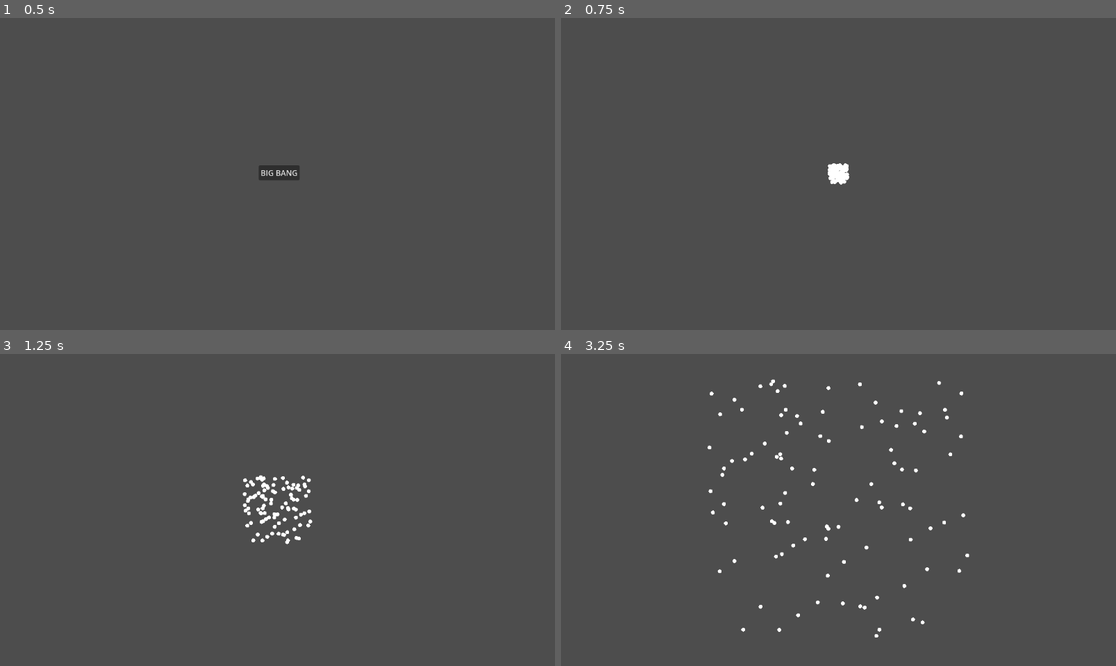
Above: before the commit, frames 1-4 (two rows, left to right).
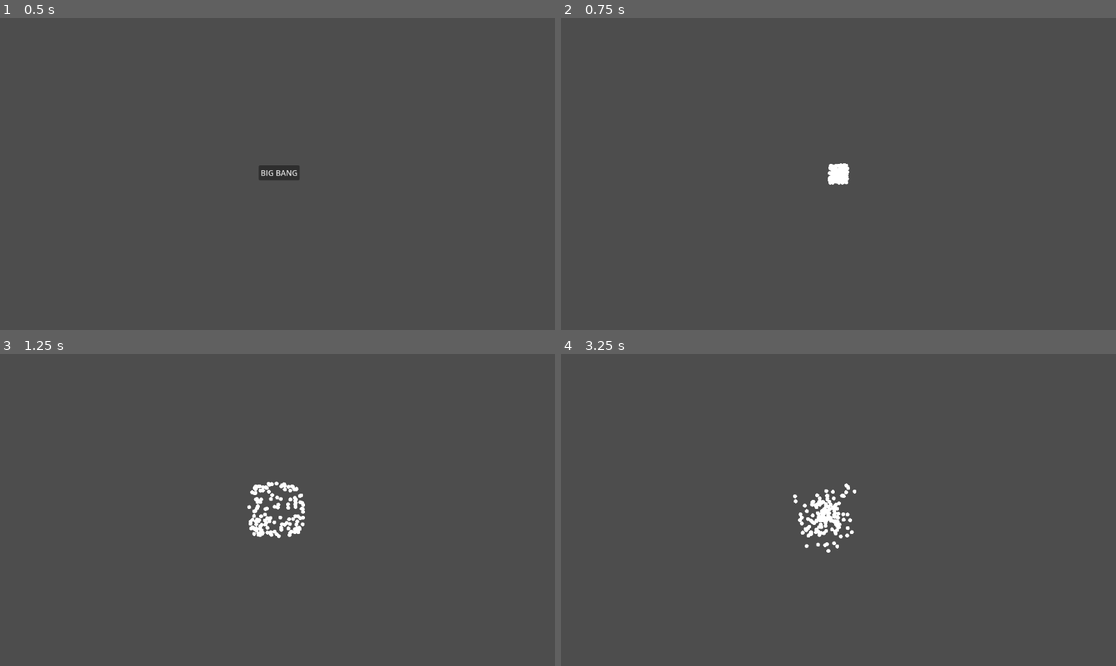
Above: after the commit, the same moments.

Repository: bradlloy95/universe
Game: Godot game, scene res://Scenes/Main.tscn
Same seed, same stepped clock (60 frames per second), same inputs: the game is played once before the commit and once after it.
Inputs:
- Up to frame 1 (0.5 s): no input
- Up to frame 2 (0.75 s): click "BIG BANG" at 0.5 s
- Up to frame 3 (1.25 s): no input
- Up to frame 4 (3.25 s): no input

Frame 1 is identical in both runs. In frame 2, less than 0.1% of the frame differs, in the area x 48-52%, y 46-54%; in frame 3, 1.2%; in frame 4, 1.6%, in the area x 26-74%, y 8-91%.

Commit message:
gravity added

Diff:
--- a/universe/Scenes/Main.tscn
+++ b/universe/Scenes/Main.tscn
@@ -4,6 +4,8 @@
 
 [node name="Main" type="Node2D"]
 script = ExtResource("1_r150o")
+particles_created = 150
+gravity_strength = 5000.0
 
 [node name="FlashTimer" type="Timer" parent="."]
 wait_time = 0.1
@@ -17,5 +19,7 @@
 size_flags_horizontal = 4
 text = "BIG BANG"
 
+[node name="Particles" type="Node2D" parent="."]
+
 [connection signal="timeout" from="FlashTimer" to="." method="_on_flash_timer_timeout"]
 [connection signal="pressed" from="Button" to="." method="_on_button_pressed"]
--- a/universe/Scripts/main.gd
+++ b/universe/Scripts/main.gd
@@ -2,18 +2,27 @@
 
 # load particle scene
 var particle_scene = preload("res://Scenes/particle.tscn")
+@export var particles_created := 100
 
 var centre_screen : Vector2
 
 var flash = false
 
+@export var gravity_strength = 1000.0
+@export var minimum_gravity_distance = 100.0
+
 # Called when the node enters the scene tree for the first time.
 func _ready() -> void:
 	centre_screen = get_viewport().get_visible_rect().size/2
+	print(gravity_strength)
 
 # Called every frame. 'delta' is the elapsed time since the previous frame.
 func _process(delta: float) -> void:
-	pass
+	var particles = $Particles.get_children()
+
+	for i in range(particles.size()):
+		for j in range(i + 1, particles.size()):
+			calculate_gravity(particles[i], particles[j])
 
 
 func _on_button_pressed() -> void:
@@ -21,27 +30,54 @@
 	queue_redraw()
 	$FlashTimer.start()
 	$Button.queue_free()
-	for i in range(100):
+	for i in range(particles_created):
 
 		var particle = particle_scene.instantiate()
 		particle.position = centre_screen
-		particle.velocity = Vector2(
-			get_x_velocity(),
-			get_y_velocity()
-		)
-		add_child(particle)
+		particle.velocity = get_velocity()
+		particle.mass = get_rand_mass()
+		$Particles.add_child(particle)
 
-func get_x_velocity():
-	return randf_range(-100.0, 100.0)
 
-func get_y_velocity():
-	return randf_range(-100.0, 100.0)
+#=============== particle functions =====================
+func get_velocity():
+	return Vector2(
+		randf_range(-100.0, 100.0),
+		randf_range(-100.0, 100.0)
+	)
+
+func get_rand_mass():
+	return randf_range(0.5, 2.0)
 
 func _draw() -> void:
 	if flash:
 		draw_circle(centre_screen, 30, Color.WHITE)
 
-
 func _on_flash_timer_timeout() -> void:
 	flash = false
 	queue_redraw()
+
+# ===================== PhYSICS ========================
+
+func calculate_gravity(particle_a, particle_b):
+	var direction = particle_b.position - particle_a.position
+	var distance = direction.length()
+
+	# if too close do nothing as will be too strong
+	if distance < minimum_gravity_distance:
+		return
+
+	# bigger masses = stronger gravity
+	# greater distamce  = weaker gravity
+	var force = gravity_strength * particle_a.mass * particle_b.mass / (distance* distance)
+
+	# direction.normalized() gives vector pointing towards b with len of exact 1
+	var gravity_force = direction.normalized() * force
+
+	# we divide by A's mass because:
+	# force = mass x acceleration
+	# therefore:
+	#acceleration = force / mass
+	particle_a.apply_force(gravity_force / particle_a.mass)
+	# we add minus so its pulled towards A
+	particle_b.apply_force(-gravity_force / particle_b.mass)
--- a/universe/Scripts/particle.gd
+++ b/universe/Scripts/particle.gd
@@ -1,5 +1,7 @@
 extends Node2D
+
 var velocity = Vector2.ZERO
+var mass := 1.0
 
 # Called when the node enters the scene tree for the first time.
 func _ready() -> void:
@@ -9,3 +11,6 @@
 
 func _draw() -> void:
 	draw_circle(Vector2.ZERO, 4, Color.WHITE)
+
+func apply_force(force: Vector2):
+	velocity += force
